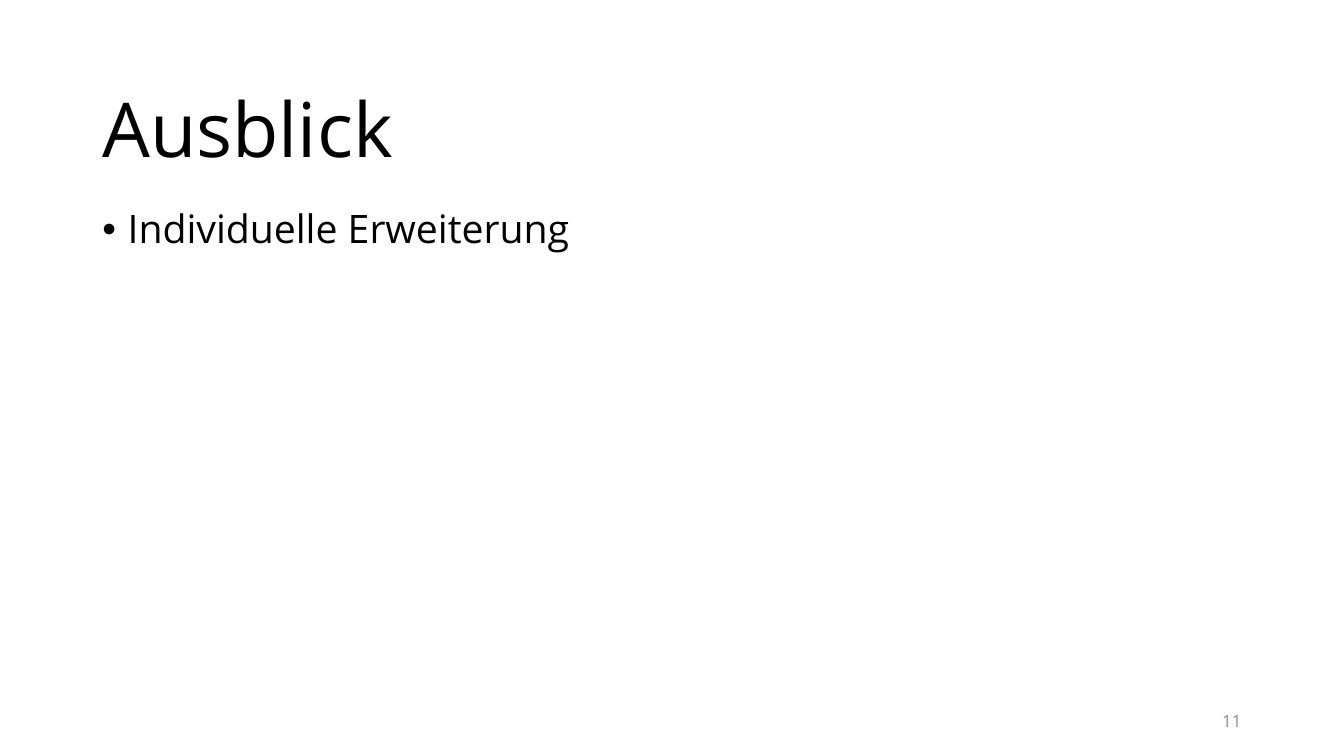
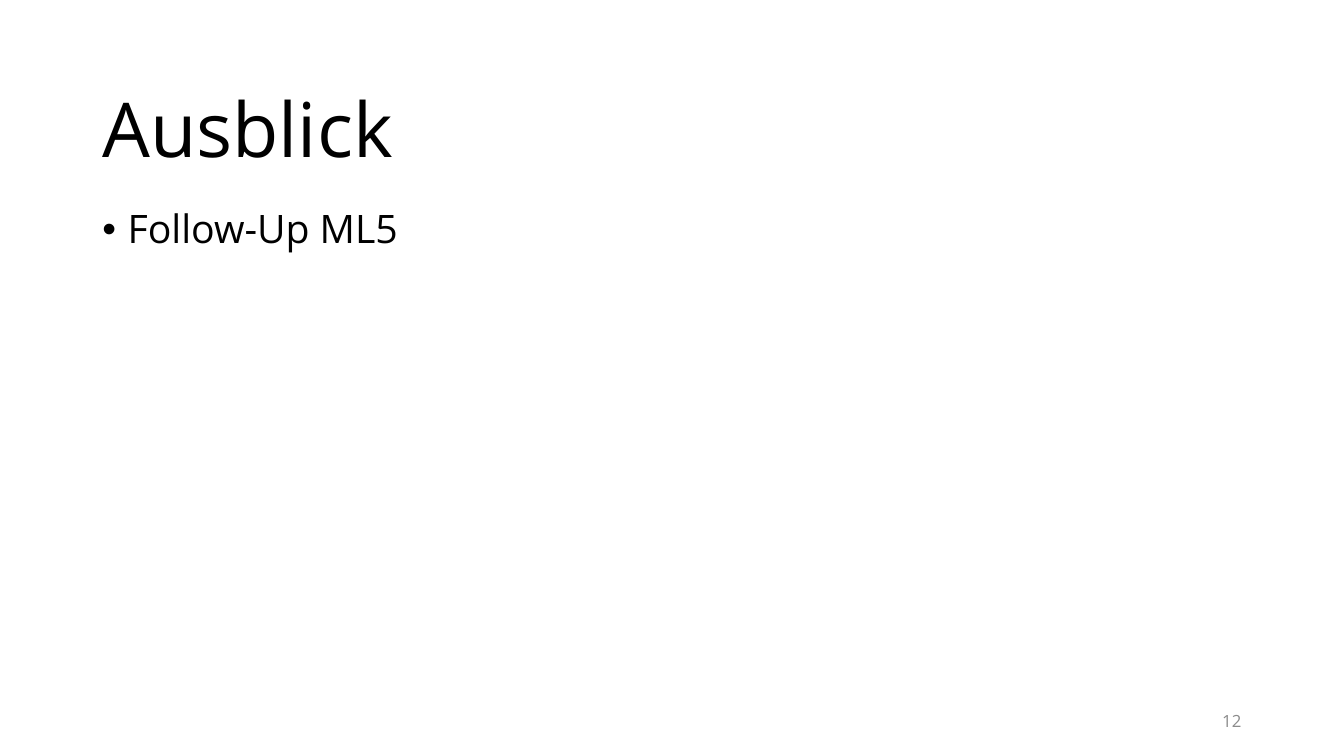
Before and after one commit to raphaeldas/js-advanced, a slide deck: slide 12 of papers/lektion-4.pptx (slide 11 before the commit). Drawn at 1344x756 pixels with LibreOffice and Linux fonts; fonts in the diff are those of the drawing; background and template pictures are left out. Boxes give left, top, right and bottom in pixels: in the first picture for what was removed or moved away, otherwise in the second. Text is boxed around its words. In the diff, an @@ line names an element or a change of style, - is before the commit and + after.

```diff
--- a/papers/lektion-4.pptx
+++ b/papers/lektion-4.pptx
@@ text at [128, 213, 398, 253]: text changed @@
-• Individuelle Erweiterung
+• Follow-Up ML5
@@ page number at [1222, 715, 1241, 727]: text changed @@
-11
+12
```
Also in this commit, not shown: 3 other slides changed, 1 slide added, 1 other file.
